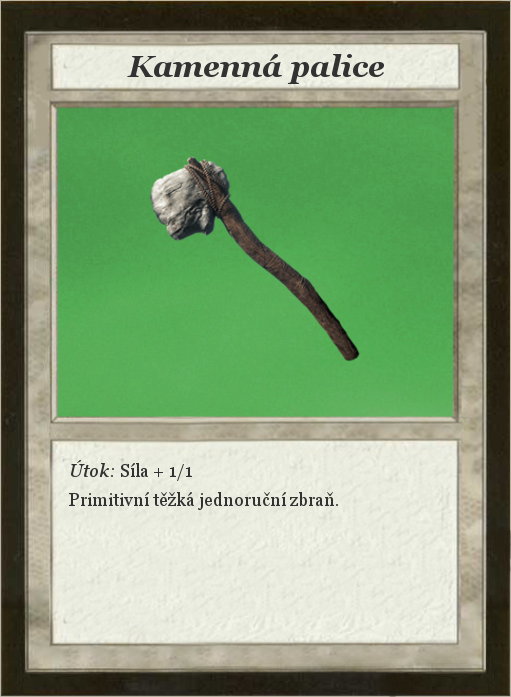
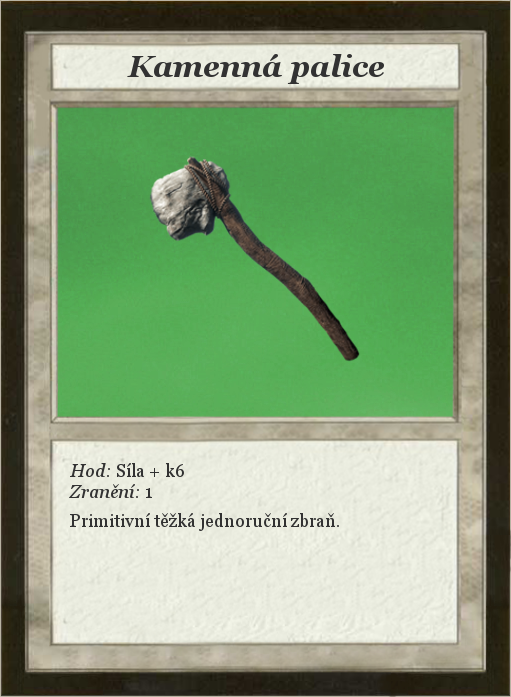
Layer changes from the first 511px x 697px image to the second:
renamed "Útok: Síla + 1/1 ..." to "Hod: Síla + k6 ...", painted on it over (69, 460, 339, 531)
